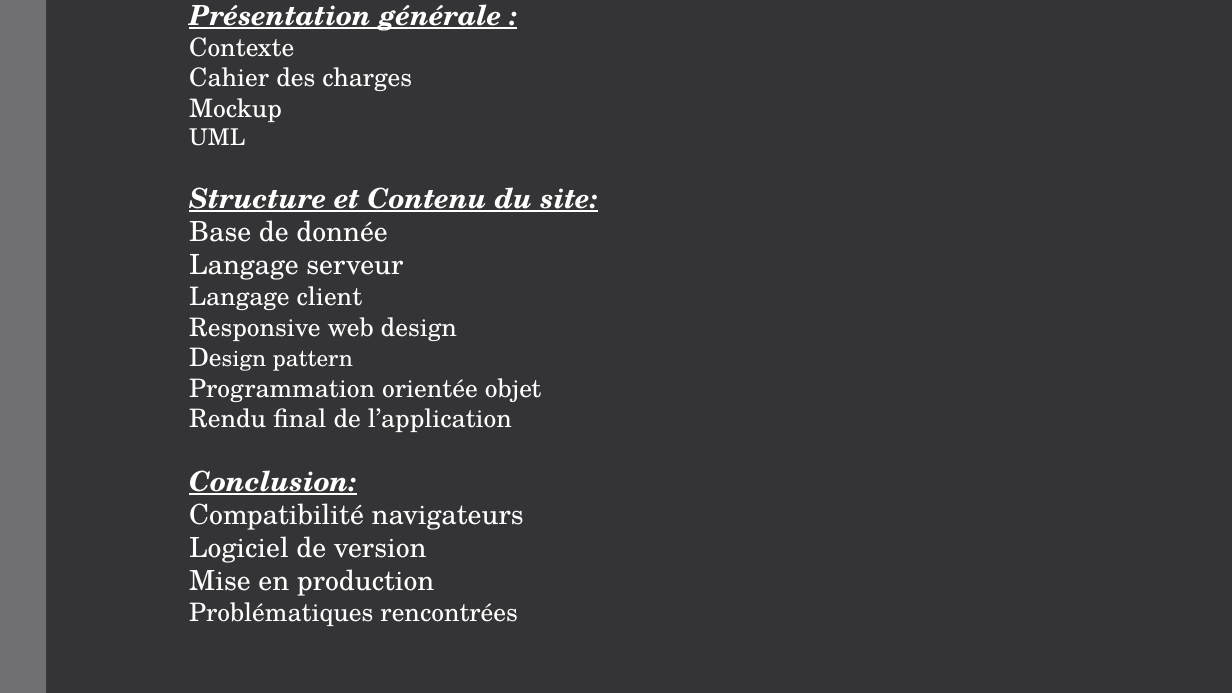
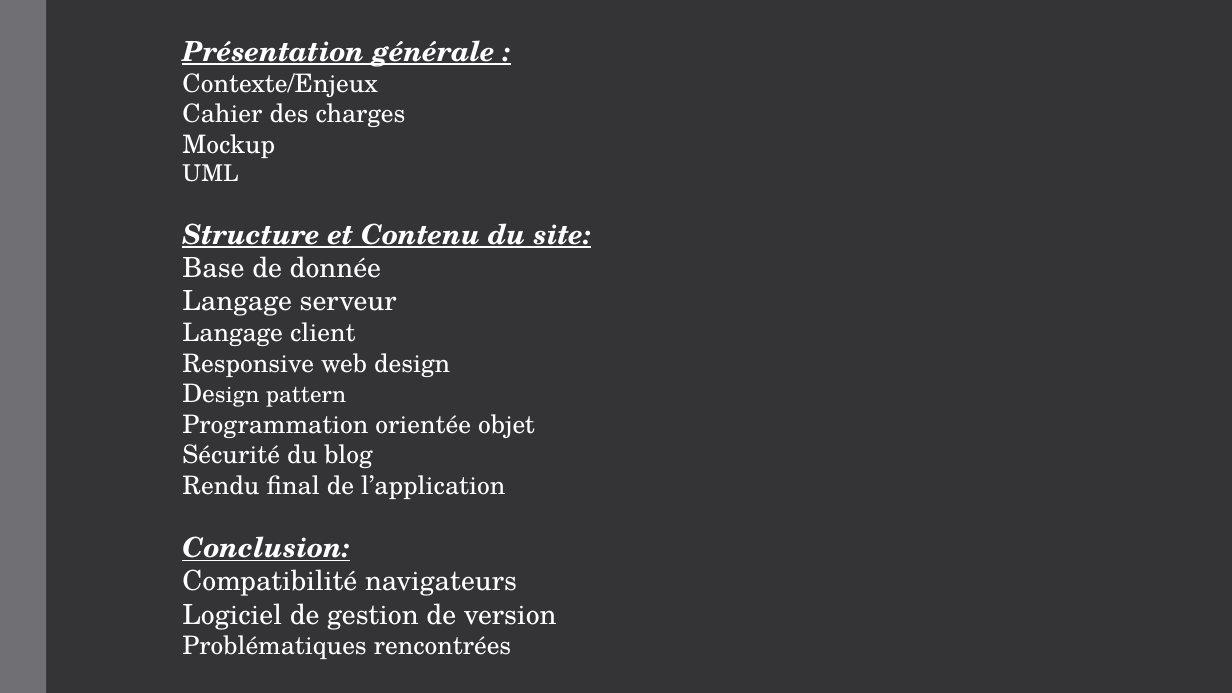
Before and after one commit to LaureenPerrin/project4_Blog-application-in-PHP-and-with-a-MySQL-database, a slide deck: slide 2 of powerpoint/project4.pptx. Drawn at 1232x693 pixels with LibreOffice and Linux fonts; fonts in the diff are those of the drawing. Boxes give left, top, right and bottom in pixels: in the first picture for what was removed or moved away, otherwise in the second. Text is boxed around its words. In the diff, an @@ line names an element or a change of style, - is before the commit and + after.

```diff
--- a/powerpoint/project4.pptx
+++ b/powerpoint/project4.pptx
@@ title at [182,40,591,659]: text changed; size 21.6 to 19.8 pt @@
-  Présentation générale :
-  Contexte
-  Cahier des charges
-  Mockup
-  UML
-  Structure et Contenu du site:
-  Base de donnée
-  Langage serveur
-  Langage client
-  Responsive web design
-  Design pattern
-  Programmation orientée objet
-  Rendu final de l’application
-  Conclusion:
-  Compatibilité navigateurs
-  Logiciel de version
-  Mise en production
-  Problématiques rencontrées
+  Présentation générale :
+  Contexte/Enjeux
+  Cahier des charges
+  Mockup
+  UML
+  Structure et Contenu du site:
+  Base de donnée
+  Langage serveur
+  Langage client
+  Responsive web design
+  Design pattern
+  Programmation orientée objet
+  Sécurité du blog
+  Rendu final de l’application
+  Conclusion:
+  Compatibilité navigateurs
+  Logiciel de gestion de version
+  Problématiques rencontrées
```
Also in this commit, not shown: 12 other slides changed, 1 slide added, 2 slides removed, 9 other files.
